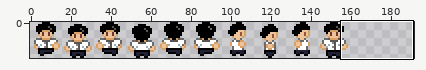
Sprite sheet: assets/sprites/characters/mc_run.png. The first picture is a wide view before the edit; the outline marks the close-up.
Close-up. As it was:
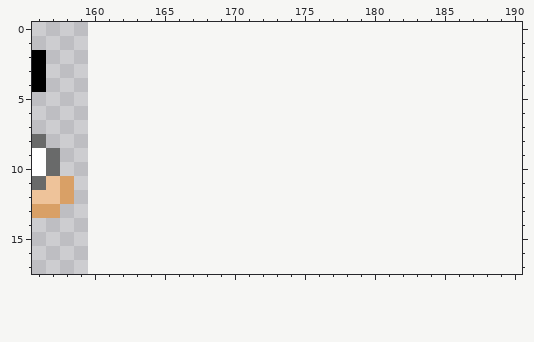
The file is 160x18 pixels. Shown: x 156..190, y 0..17. The old version is drawn lined up with the new one, on the new canvas.
Once edited:
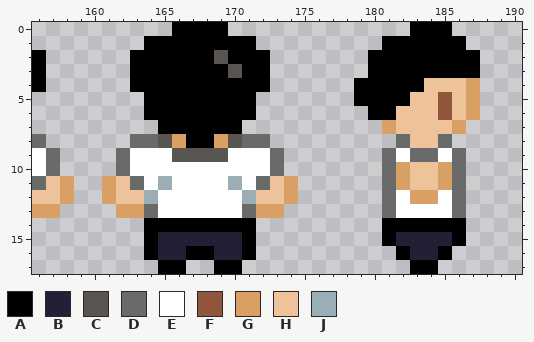
Palette (. is transparent): A #000000  B #222034  C #595652  D #696a6a  E #ffffff  F #8f563b  G #d9a066  H #eec39a  J #9badb7
Edits made:
canvas 160x18 -> 192x18
Colour A is added in row 0 at x 166 to 169 and 183 to 185; in row 1 at x 164 to 171 and 181 to 186; in row 2 at x 163 to 168, 170 to 172 and 180 to 187; in row 3 at x 163 to 169, 171 to 172 and 180 to 187; in row 4 at x 163 to 172 and 179 to 183; in row 5 at x 164 to 171 and 179 to 182.
Colour A is added in row 6 at x 164 to 171 and 180 to 181; in row 7 at x 165 to 170; in row 8 at x 167 to 168; in row 14 at x 164 to 171 and 181 to 186; in row 15 at x 164, 171, 181 and 186; in row 16 at x 164, 167 to 168, 171, 182 and 185.
Colour A is added in row 17 at x 165 to 166, 169 to 170 and 183 to 184.
Colour B is added in row 15 at x 165 to 170 and 182 to 185; in row 16 at x 165 to 166, 169 to 170 and 183 to 184.
Colour C is added in row 2 at x 169; in row 3 at x 170; in row 8 at x 165 and 170; in row 9 at x 166 to 169.
Colour D is added in row 8 at x 163 to 164, 171 to 172, 182 and 185; in row 9 at x 162, 173, 181, 183 to 184 and 186; in row 10 at x 162, 173, 181 and 186; in row 11 at x 163, 172, 181 and 186; in row 12 at x 181 and 186; in row 13 at x 164, 171, 181 and 186.
Colour E is added in row 9 at x 163 to 165, 170 to 172, 182 and 185; in row 10 at x 163 to 172; in row 11 at x 164, 166 to 169 and 171; in row 12 at x 165 to 170, 182 and 185; in row 13 at x 165 to 170 and 182 to 185.
Colour F is added in rows 5 to 6 at x 185.
Colour G is added in rows 4 to 6 at x 187; in row 7 at x 181 and 186; in row 8 at x 166 and 169; in row 10 at x 182 and 185; in row 11 at x 161, 174, 182 and 185; in row 12 at x 161, 174 and 183 to 184.
Colour G is added in row 13 at x 162 to 163 and 172 to 173.
Colour H is added in row 4 at x 184 to 186; in row 5 at x 183 to 184 and 186; in row 6 at x 182 to 184 and 186; in row 7 at x 182 to 185; in row 8 at x 183 to 184; in row 10 at x 183 to 184.
Colour H is added in row 11 at x 162, 173 and 183 to 184; in row 12 at x 162 to 163 and 172 to 173.
Colour J is added in row 11 at x 165 and 170; in row 12 at x 164 and 171.
Boxes around the changes in both close-ups, in picture pixels (x1, y1, x2, y2):
added: (102, 22, 298, 274)
added: (354, 22, 480, 274)
